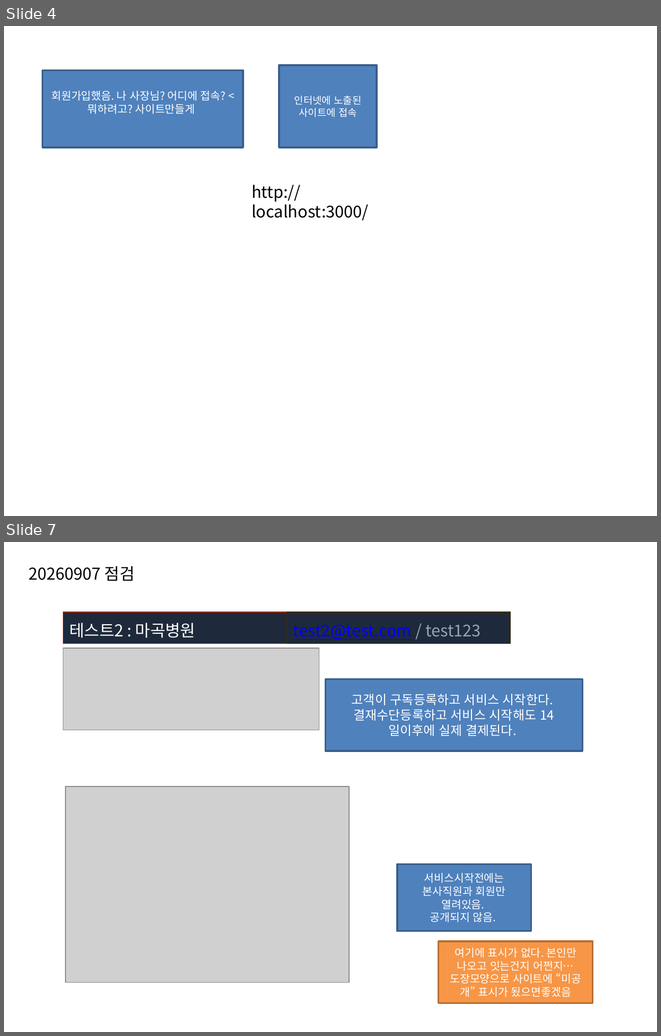
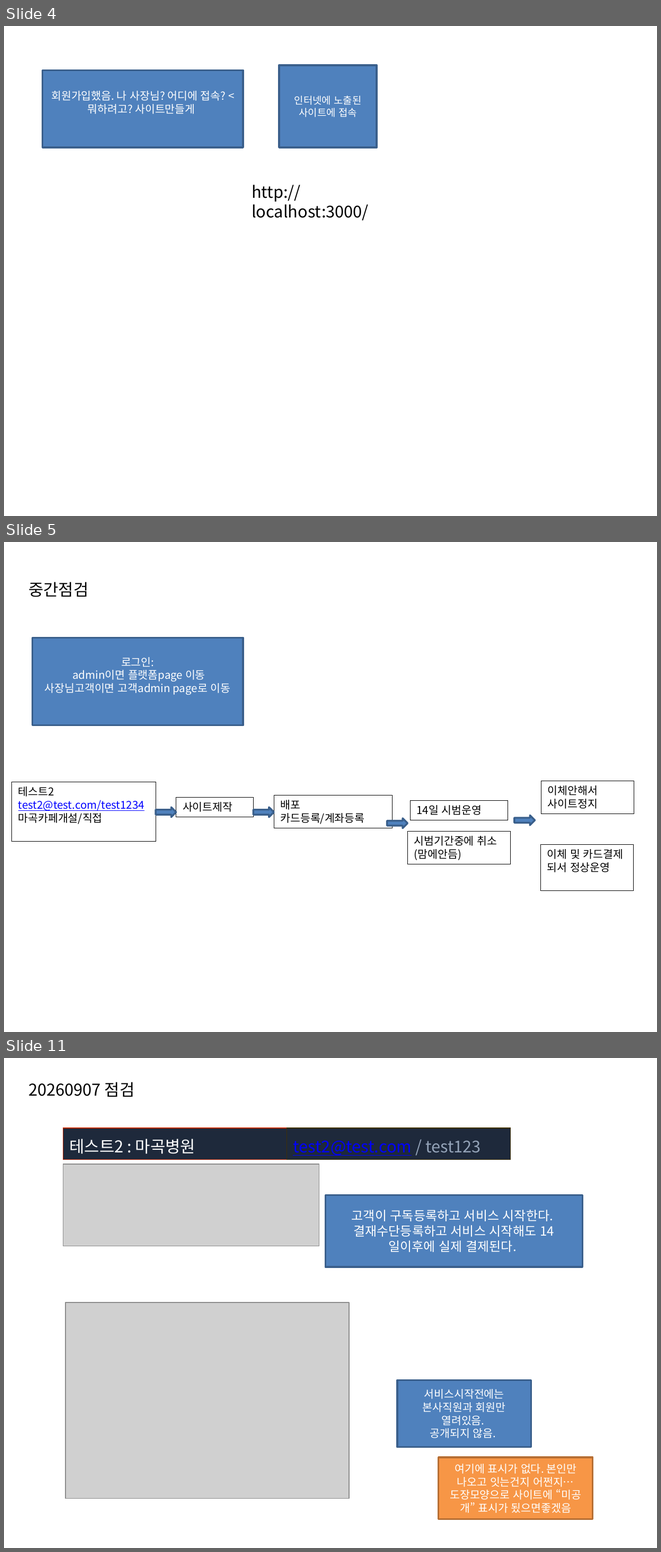
Before and after one commit to oksusoo1/homepageDev, a slide deck: My-plaform기획2.pptx. Shown one above the other, each under a label of ours: slides 4 and 7 before the commit, slides 4, 5 and 11 after it; the slides between them are not shown. The pictures are 661x1036 and 661x1552 pixels, drawn with LibreOffice and Linux fonts; fonts in the diff are those of the drawing; grey boxes stand for pictures. Boxes give left, top, right and bottom in pixels: in the first picture for what was removed or moved away, otherwise in the second. Text is boxed around its words. In the diff, an @@ line names an element or a change of style, - is before the commit and + after.

Commit message:
중간 프로세스 검증1

```diff
--- a/My-plaform기획2.pptx
+++ b/My-plaform기획2.pptx
@@ slide 5 added at [4, 542, 657, 1032], background #FFFFFF @@
@@ text added at [28, 582, 88, 597], 18 pt, text #000000 @@
+중간점검
@@ rectangle added at [32, 638, 243, 725], fill #4F81BD, outline #3A5F8C 2 pt, 12 pt, text #FFFFFF @@
+로그인:
+admin이면 플랫폼page 이동
+사장님고객이면 고객admin page로 이동
@@ rectangle added at [12, 782, 156, 841], outline #000000 0.75 pt, 12 pt, text #0000FF, underline @@
+테스트2
+test2@test.com/test1234
+마곡카페개설/직접
@@ rectangle added at [274, 795, 392, 828], outline #000000 0.75 pt, 12 pt, text #000000 @@
+배포
+카드등록/계좌등록
@@ rectangle added at [541, 781, 634, 814], outline #000000 0.75 pt, 12 pt, text #000000 @@
+이체안해서 사이트정지
@@ right arrow added at [156, 807, 176, 817], fill #4F81BD, outline #3A5F8C 2 pt @@
@@ rectangle added at [176, 797, 254, 817], outline #000000 0.75 pt, 12 pt, text #000000 @@
+사이트제작
@@ right arrow added at [254, 807, 274, 817], fill #4F81BD, outline #3A5F8C 2 pt @@
@@ rectangle added at [410, 801, 508, 820], outline #000000 0.75 pt, 12 pt, text #000000 @@
+14일 시범운영
@@ right arrow added at [387, 818, 407, 828], fill #4F81BD, outline #3A5F8C 2 pt @@
@@ right arrow added at [514, 815, 535, 824], fill #4F81BD, outline #3A5F8C 2 pt @@
@@ rectangle added at [407, 831, 510, 864], outline #000000 0.75 pt, 12 pt, text #000000 @@
+시범기간중에 취소(맘에안듬)
@@ rectangle added at [541, 844, 634, 891], outline #000000 0.75 pt, 12 pt, text #000000 @@
+이체 및 카드결제 되서 정상운영
@@ what was slide 7 is now slide 11 @@
```
Also in this commit, not shown: 3 other slides added, 18 other files.
